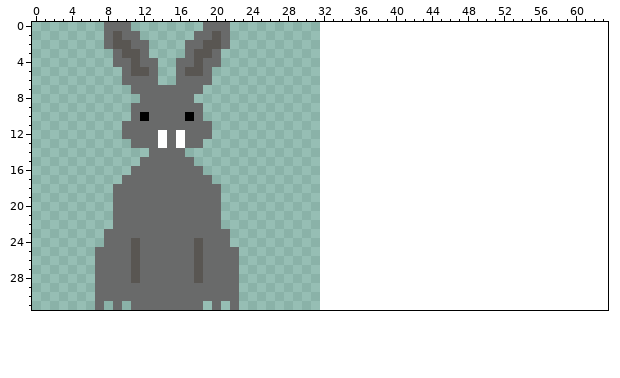
Pixel-art sprite -- assets/img/sprites/bunbun.png. The first picture shows the starting point.
The file is 32x32 pixels. The old version is drawn lined up with the new one, on the new canvas.
The result:
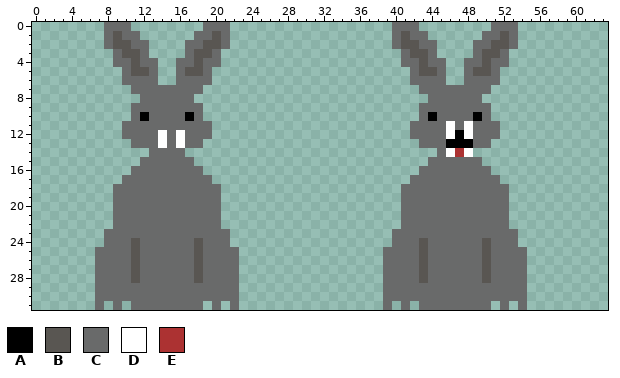
Palette (. is transparent): A #000000  B #595652  C #696a6a  D #ffffff  E #ac3232
Difference:
canvas 32x32 -> 64x32
@@ x 37..56 @@
- 0 ....................
- 1 ....................
- 2 ....................
- 3 ....................
- 4 ....................
- 5 ....................
- 6 ....................
- 7 ....................
- 8 ....................
- 9 ....................
-10 ....................
-11 ....................
-12 ....................
-13 ....................
-14 ....................
-15 ....................
-16 ....................
-17 ....................
-18 ....................
-19 ....................
-20 ....................
-21 ....................
-22 ....................
-23 ....................
-24 ....................
-25 ....................
-26 ....................
-27 ....................
-28 ....................
-29 ....................
-30 ....................
-31 ....................
+ 0 ...CCC........CCC...
+ 1 ...CBCC......CCBC...
+ 2 ...CBBCC....CCBBC...
+ 3 ....CBBC....CBBC....
+ 4 ....CCBCC..CCBCC....
+ 5 .....CBBC..CBBC.....
+ 6 .....CCCC..CCCC.....
+ 7 ......CCCCCCCC......
+ 8 .......CCCCCC.......
+ 9 ......CCCCCCCC......
+10 ......CACCCCAC......
+11 .....CCCCDCDCCC.....
+12 .....CCCCDADCCC.....
+13 ......CCCAAACC......
+14 ........CDED........
+15 .......CCCCCC.......
+16 ......CCCCCCCC......
+17 .....CCCCCCCCCC.....
+18 ....CCCCCCCCCCCC....
+19 ....CCCCCCCCCCCC....
+20 ....CCCCCCCCCCCC....
+21 ....CCCCCCCCCCCC....
+22 ....CCCCCCCCCCCC....
+23 ...CCCCCCCCCCCCCC...
+24 ...CCCBCCCCCCBCCC...
+25 ..CCCCBCCCCCCBCCCC..
+26 ..CCCCBCCCCCCBCCCC..
+27 ..CCCCBCCCCCCBCCCC..
+28 ..CCCCBCCCCCCBCCCC..
+29 ..CCCCCCCCCCCCCCCC..
+30 ..CCCCCCCCCCCCCCCC..
+31 ..C.C.CCCCCCCC.C.C..
Pixel boxes of the changes (left, top, right, bottom) in both pictures:
added: (383, 22, 527, 310)
